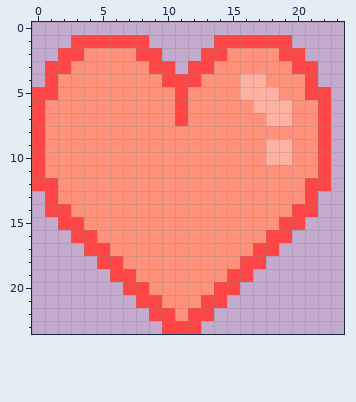
Pixel-art sprite -- src/assets/item-heart-1.png. This is how it looked before the edit.
The file is 240x240 pixels, drawn in blocks of 10x10; one block is one cell here.
Now the later version:
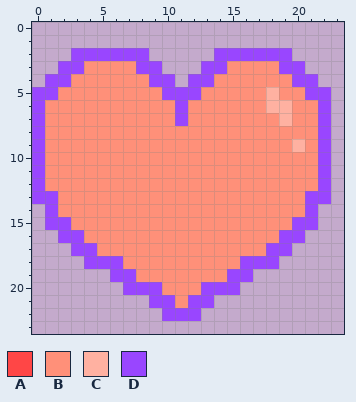
Palette (. is transparent): A #ff4646  B #ff9079  C #ffb1a1  D #9946ff
What changed:
Changed rows in their new state; - is an unchanged pixel.
first column x 0:
 1 ---......-----......---
 2 --.DDDDDD.---.DDDDDD.--
 3 -.DD----DD.-.DD----DD.-
 4 -DD------DD.DD--BB--DD-
 5 DD--------DDD---BB---DD
 6 D----------D-----B----D
 7 D----------D------B---D
 8 D---------------------D
 9 D-----------------BBC-D
10 D-----------------BB--D
11 D---------------------D
12 DB-------------------BD
13 DD-------------------DD
14 -DB-----------------BD-
15 -DDB---------------BDD-
16 --DDB-------------BDD--
17 ---DDB-----------BDD---
18 ----DDD---------DDD----
19 ------DD-------DD------
20 -------DDD---DDD-------
21 --------.DD-DD.--------
22 ---------.DDD.---------
23 ----------...----------
Where, in picture pixels (left, top, right, bottom), the same in both pictures:
changed: (32, 35, 331, 334)
